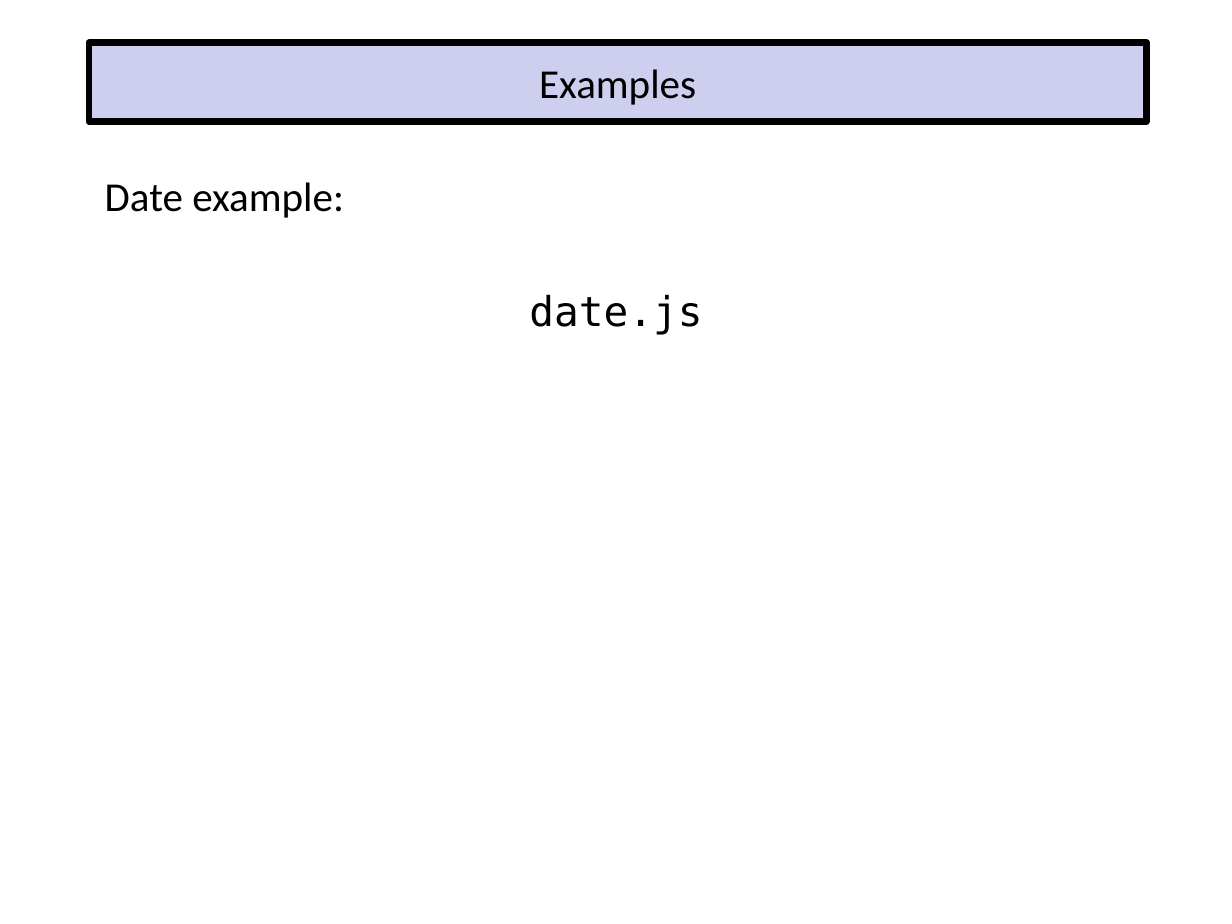
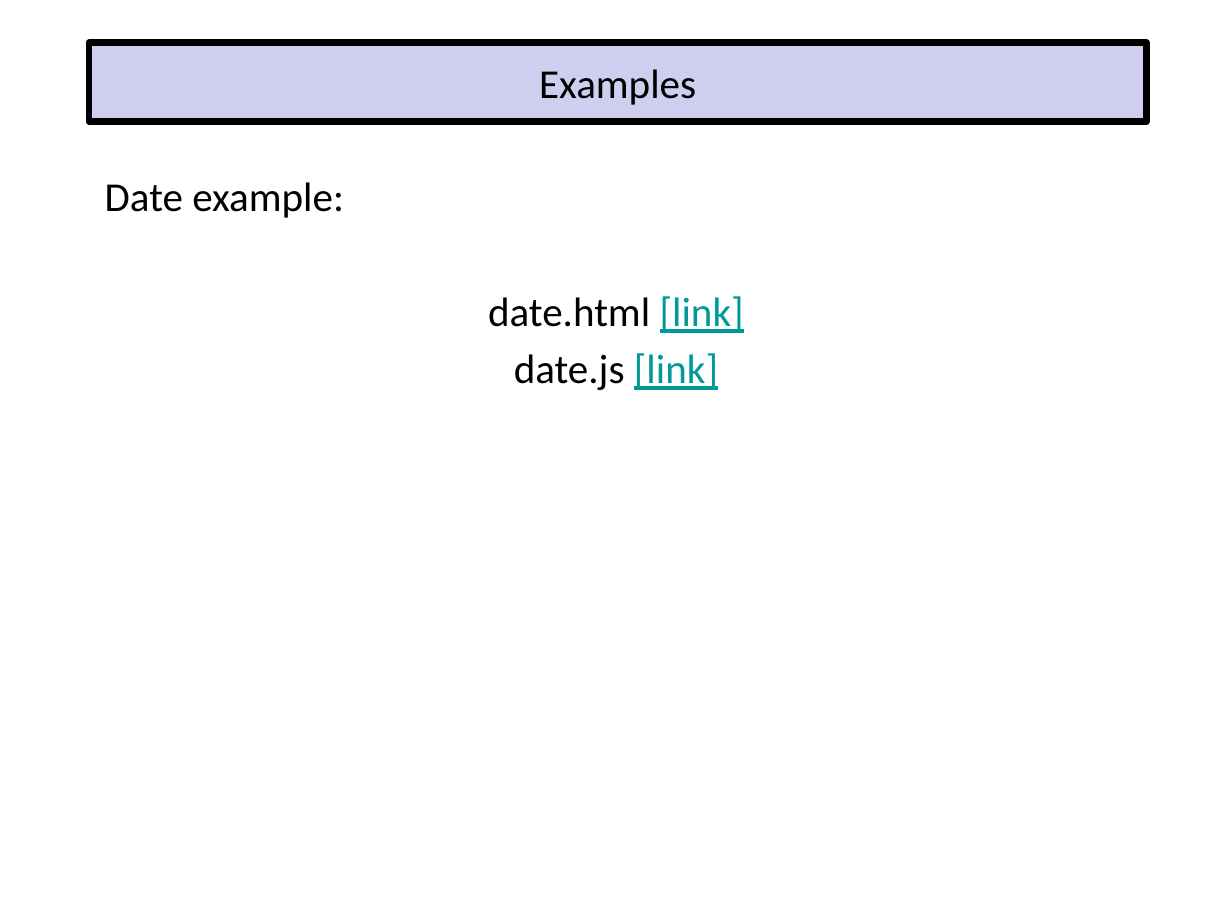
Before and after one commit to EricJPogue/www-epogue-info, a slide deck: slide 36 of CPSC-24700/Presentations/javascript-basics.pptx. Drawn at 1232x924 pixels with LibreOffice and Linux fonts; fonts in the diff are those of the drawing. Boxes give left, top, right and bottom in pixels: in the first picture for what was removed or moved away, otherwise in the second. Text is boxed around its words. In the diff, an @@ line names an element or a change of style, - is before the commit and + after.

```diff
--- a/CPSC-24700/Presentations/javascript-basics.pptx
+++ b/CPSC-24700/Presentations/javascript-basics.pptx
@@ text at (488, 296, 744, 390): text changed; font DejaVu Sans Mono to Calibri @@
-date.js
+date.html [link]
+date.js [link]
```
Also in this commit, not shown: 2 other slides changed, 6 other files.
